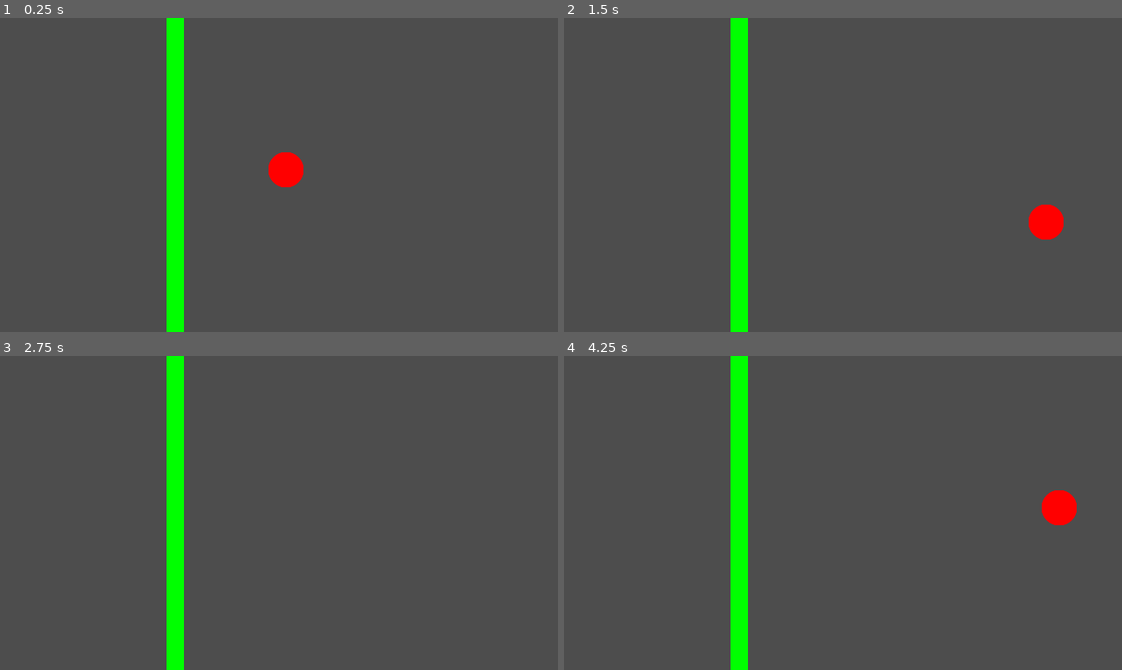
Above: before the commit, frames 1-4 (two rows, left to right).
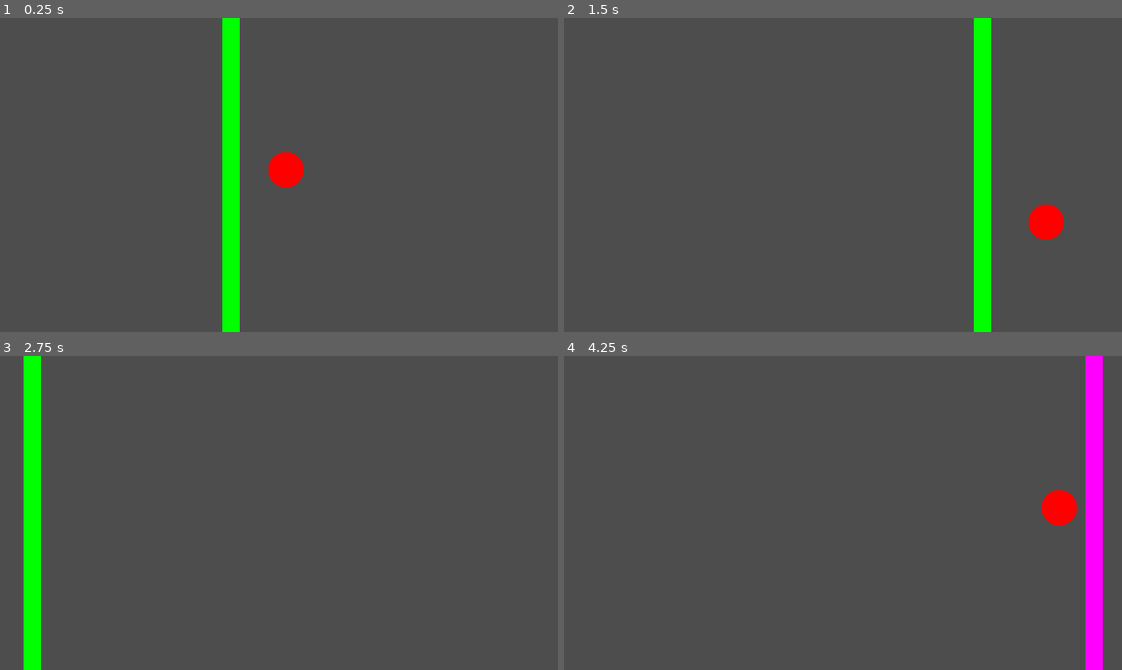
Above: after the commit, the same moments.

Repository: OutworldToast/circolour
Game: Godot game, scene res://src/game/game.tscn
Two runs of this game, one before a commit and one after it. Both use one fixed random seed, a clock stepped at 60 frames per second and the inputs below.
Inputs:
- Up to frame 1 (0.25 s): no input
- Up to frame 2 (1.5 s): tap Enter at 0.5 s; hold D (move_right) 0.53-1.28 s; hold S (move_down) from 1.28 s (still down)
- Up to frame 3 (2.75 s): release S (move_down) at 2.03 s; hold D (move_right) from 2.03 s (still down)
- Up to frame 4 (4.25 s): release D (move_right) at 2.78 s; hold W (move_up) 2.78-3.53 s; hold A (move_left) from 3.53 s (still down)

The runs differ from the first frame. In frame 1, 6.2% of the frame differs, in the area x 29-43%, y 0-100%; in frame 2, 6.2%; in frame 3, 6.2%; in frame 4, 6.2%.

Commit message:
added some basic movement and colour switching

Diff:
--- a/project.godot
+++ b/project.godot
@@ -55,4 +55,3 @@
 [layer_names]
 
 2d_physics/layer_1="Player"
-2d_physics/layer_2="Obstacles"
--- a/src/game/game.gd
+++ b/src/game/game.gd
@@ -15,8 +15,24 @@
 
 @onready var player: Player = $Player
 @onready var line: Line = $Line
-
+@onready var viewport_size: Vector2 = get_viewport().get_visible_rect().size
 
 func _ready() -> void:
     player.colors = colors
     line.current_color = colors[1]
+
+    line.finished_movement.connect(_on_line_finished_movement)
+    line.move(Vector2(viewport_size.x, line.position.y))
+
+func _on_line_finished_movement() -> void:
+    line.current_color = colors.pick_random()
+    print("Key to press: %s" % OS.get_keycode_string(player.keys[colors.find(line.current_color)]))
+
+
+    var target_x: float
+    if line.position.x < 10:
+        target_x = viewport_size.x
+    elif line.position.x > viewport_size.x - 10:
+        target_x = 0
+
+    line.move(Vector2(target_x, line.position.y), 1.5)
--- a/src/line/line.gd
+++ b/src/line/line.gd
@@ -1,5 +1,7 @@
 extends Area2D
 class_name Line
+
+signal finished_movement
 
 @onready var sprite_material: ShaderMaterial = $Polygon2D.material
 
@@ -7,3 +9,12 @@
     set(value):
         current_color = value
         sprite_material.set_shader_parameter("color", value)
+
+func move(goal_position: Vector2, delay: float = 1.0) -> void:
+
+    var tween: Tween = create_tween()
+
+    tween.tween_property(self, "position", goal_position, delay
+        ).set_trans(Tween.TRANS_SINE).set_ease(Tween.EASE_IN_OUT)
+
+    tween.finished.connect(finished_movement.emit)
